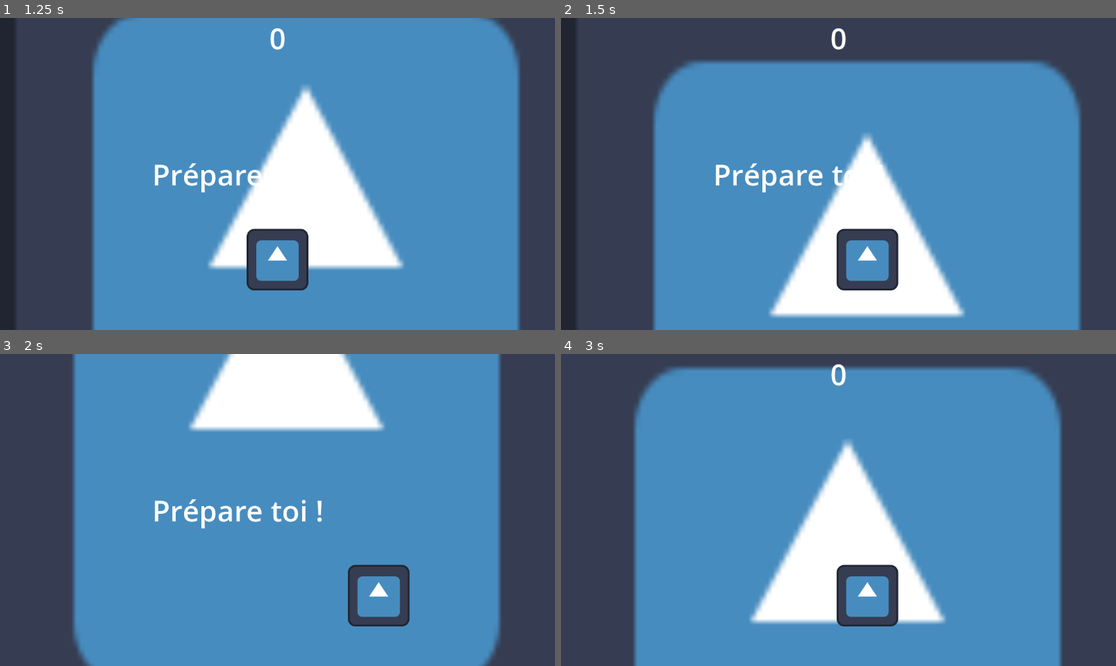
Above: before the commit, frames 1-4 (two rows, left to right).
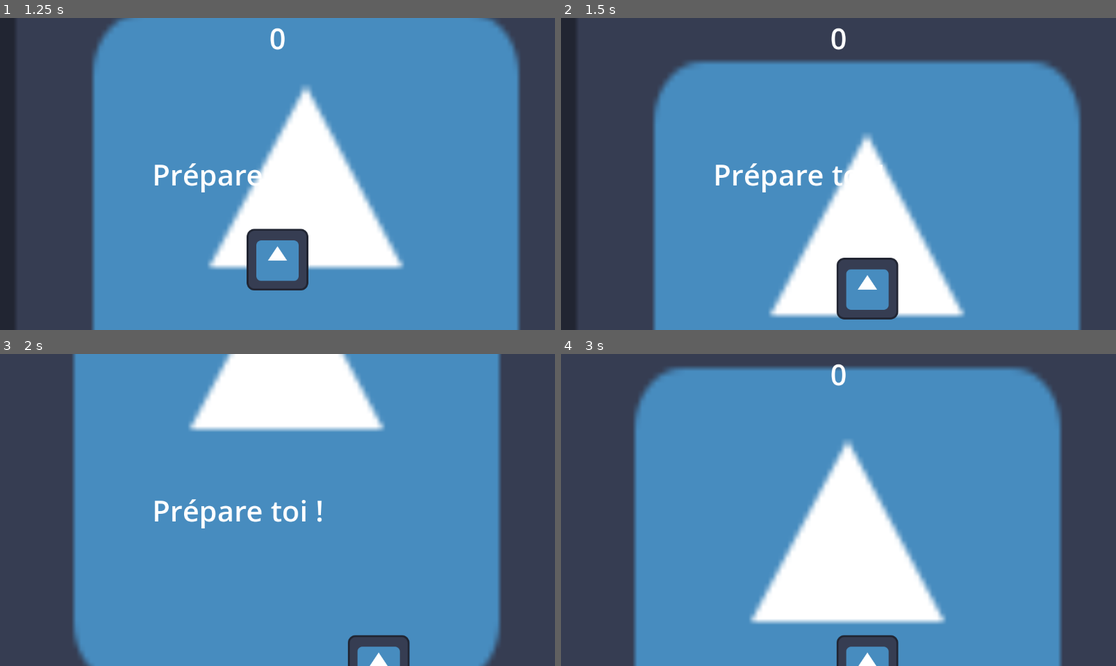
Above: after the commit, the same moments.

Repository: Trimlocgit/FreeWay
Game: Godot game, scene res://main.tscn
Same seed, same stepped clock (60 frames per second), same inputs: the game is played once before the commit and once after it. The engine's default icon, where the game draws it, is replaced by a stand-in: a white triangle on a blue panel in a dark square.
Inputs:
- Up to frame 1 (1.25 s): click "Start" at 0.5 s
- Up to frame 2 (1.5 s): hold D (droite) from 1.28 s (still down); hold Down (Ralentire, bound only after the commit) from 1.28 s (still down)
- Up to frame 3 (2 s): keep holding D (droite); keep holding Down (Ralentire, bound only after the commit)
- Up to frame 4 (3 s): release D (droite) at 2.03 s; release Down (Ralentire, bound only after the commit) at 2.03 s; hold A (gauche) 2.03-2.78 s; tap Down (Ralentire, bound only after the commit) at 2.1 s; hold D (droite) from 2.78 s (still down); hold Down (Ralentire, bound only after the commit) from 2.78 s (still down)

Frame 1 is identical in both runs. In frame 2, 2.7% of the frame differs, in the area x 49-61%, y 67-97%; in frame 3, 2.0%; in frame 4, 2.9%, in the area x 49-61%, y 67-100%.

Commit message:
Ajout ralentire / accelerer

Diff:
--- a/player.tscn
+++ b/player.tscn
@@ -4,7 +4,7 @@
 [ext_resource type="Script" uid="uid://cp6owqpeoydvy" path="res://script/player.gd" id="1_onrkg"]
 
 [sub_resource type="RectangleShape2D" id="RectangleShape2D_onrkg"]
-size = Vector2(126, 126)
+size = Vector2(111, 110)
 
 [node name="Player" type="Area2D"]
 script = ExtResource("1_onrkg")
@@ -13,6 +13,7 @@
 texture = ExtResource("1_4flbx")
 
 [node name="CollisionShape2D" type="CollisionShape2D" parent="."]
+position = Vector2(-0.5, -1)
 shape = SubResource("RectangleShape2D_onrkg")
 
 [connection signal="body_entered" from="." to="." method="_on_body_entered"]
--- a/project.godot
+++ b/project.godot
@@ -29,3 +29,15 @@
 , Object(InputEventKey,"resource_local_to_scene":false,"resource_name":"","device":-1,"window_id":0,"alt_pressed":false …(186 unchanged characters)…
 ]
 }
+Accelerer={
+"deadzone": 0.2,
+"events": [Object(InputEventKey,"resource_local_to_scene":false,"resource_name":"","device":-1,"window_id":0,"alt_pressed":false,"shift_pressed":false,"ctrl_pressed":false,"meta_pressed":false,"pressed":false,"keycode":0,"physical_keycode":4194320,"key_label":0,"unicode":0,"location":0,"echo":false,"script":null)
+, Object(InputEventKey,"resource_local_to_scene":false,"resource_name":"","device":-1,"window_id":0,"alt_pressed":false,"shift_pressed":false,"ctrl_pressed":false,"meta_pressed":false,"pressed":false,"keycode":0,"physical_keycode":87,"key_label":0,"unicode":122,"location":0,"echo":false,"script":null)
+]
+}
+Ralentire={
+"deadzone": 0.2,
+"events": [Object(InputEventKey,"resource_local_to_scene":false,"resource_name":"","device":-1,"window_id":0,"alt_pressed":false,"shift_pressed":false,"ctrl_pressed":false,"meta_pressed":false,"pressed":false,"keycode":0,"physical_keycode":4194322,"key_label":0,"unicode":0,"location":0,"echo":false,"script":null)
+, Object(InputEventKey,"resource_local_to_scene":false,"resource_name":"","device":-1,"window_id":0,"alt_pressed":false,"shift_pressed":false,"ctrl_pressed":false,"meta_pressed":false,"pressed":false,"keycode":0,"physical_keycode":83,"key_label":0,"unicode":115,"location":0,"echo":false,"script":null)
+]
+}
--- a/script/player.gd
+++ b/script/player.gd
@@ -17,6 +17,10 @@
 		velocite.x += vitesse
 	if (Input.is_action_pressed("gauche")):
 		velocite.x -= vitesse
+	if(Input.is_action_pressed("Accelerer")):
+		velocite.y -= vitesse/3
+	if(Input.is_action_pressed("Ralentire")):
+		velocite.y += vitesse
 
 	position += velocite * delta
 	position = position.clamp(Vector2.ZERO, tailleEcran)
